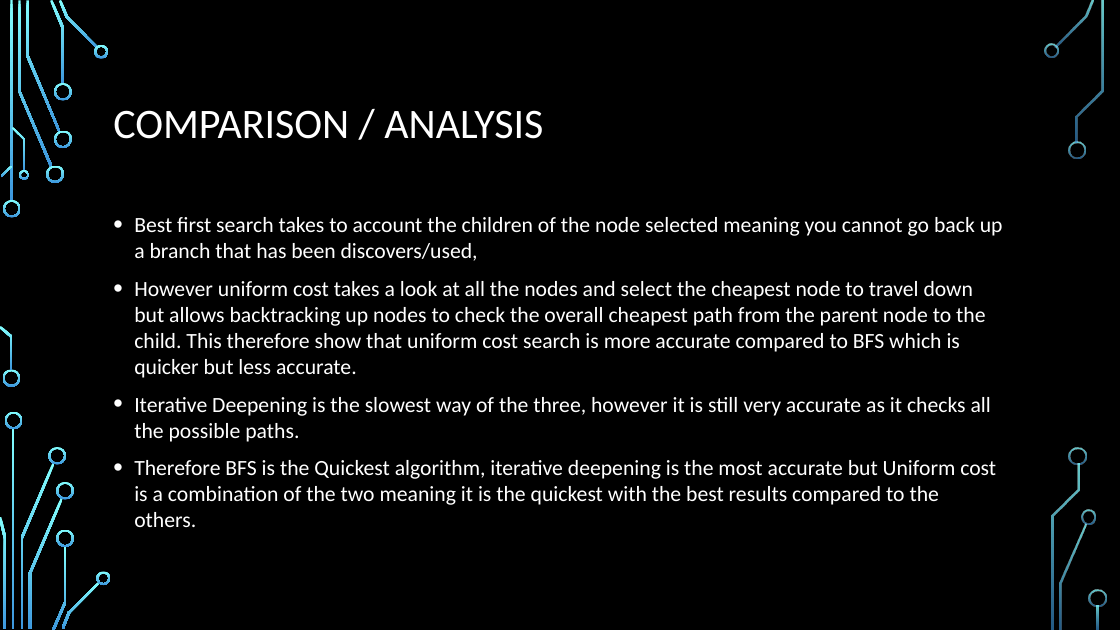
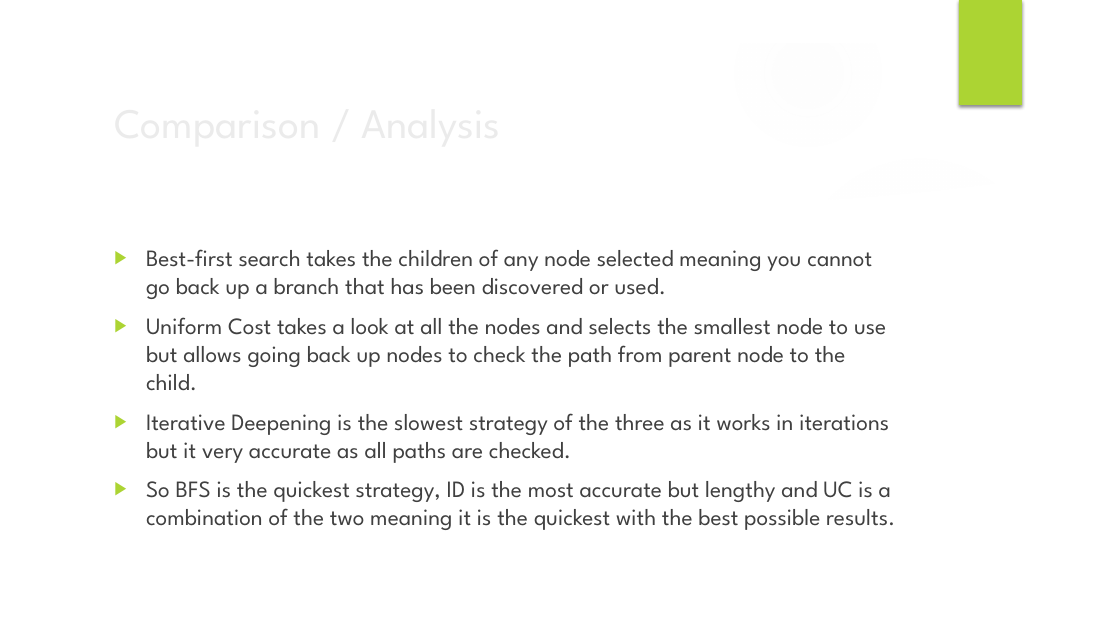
Before and after one commit to x-mizu/CM-and-AI-Coursework-2, a slide deck: slide 9 of Presentation/Presenattion -ID.pptx. Drawn at 1120x630 pixels with LibreOffice and Linux fonts; fonts in the diff are those of the drawing; background and template pictures are left out. Boxes give left, top, right and bottom in pixels: in the first picture for what was removed or moved away, otherwise in the second. Text is boxed around its words. In the diff, an @@ line names an element or a change of style, - is before the commit and + after.

Commit message:
Made big changes to Presentation.

```diff
--- a/Presentation/Presenattion -ID.pptx
+++ b/Presentation/Presenattion -ID.pptx
@@ group added at (0, 0, 1120, 630): 5 ellipses, 3 freeform shapes @@
@@ rectangle added at (959, 0, 1022, 105), fill #ACD433 @@
@@ title at (113, 110, 543, 139): text changed; font Calibri to League Spartan; text colour #FFFFFF to #EBEBEB @@
-COMPARISON / ANALYSIS
+Comparison / Analysis
@@ text at (146, 249, 895, 530): text changed; size 18.6 to 20 pt; font Calibri to League Spartan; text colour #FFFFFF to #404040 @@
-• Best first search takes to account the children of the node selected meaning you cannot go back up a branch that has been discovers/used,
-• However uniform cost takes a look at all the nodes and select the cheapest node to travel down but allows backtracking up nodes to check the overall cheapest path from the parent node to the child. This therefore show that uniform cost search is more accurate compared to BFS which is quicker but less accurate.
-• Iterative Deepening is the slowest way of the three, however it is still very accurate as it checks all the possible paths.
-• Therefore BFS is the Quickest algorithm, iterative deepening is the most accurate but Uniform cost is a combination of the two meaning it is the quickest with the best results compared to the others.
+▶ Best-first search takes the children of any node selected meaning you cannot go back up a branch that has been discovered or used.
+▶ Uniform Cost takes a look at all the nodes and selects the smallest node to use but allows going back up nodes to check the path from parent node to the child.
+▶ Iterative Deepening is the slowest strategy of the three as it works in iterations but it very accurate as all paths are checked.
+▶ So BFS is the quickest strategy, ID is the most accurate but lengthy and UC is a combination of the two meaning it is the quickest with the best possible results.
@@ group removed at (0, 0, 1107, 630): 33 freeform shapes, 3 rectangles @@
```
Also in this commit, not shown: 9 other slides changed, 1 slide added, 1 slide removed.
